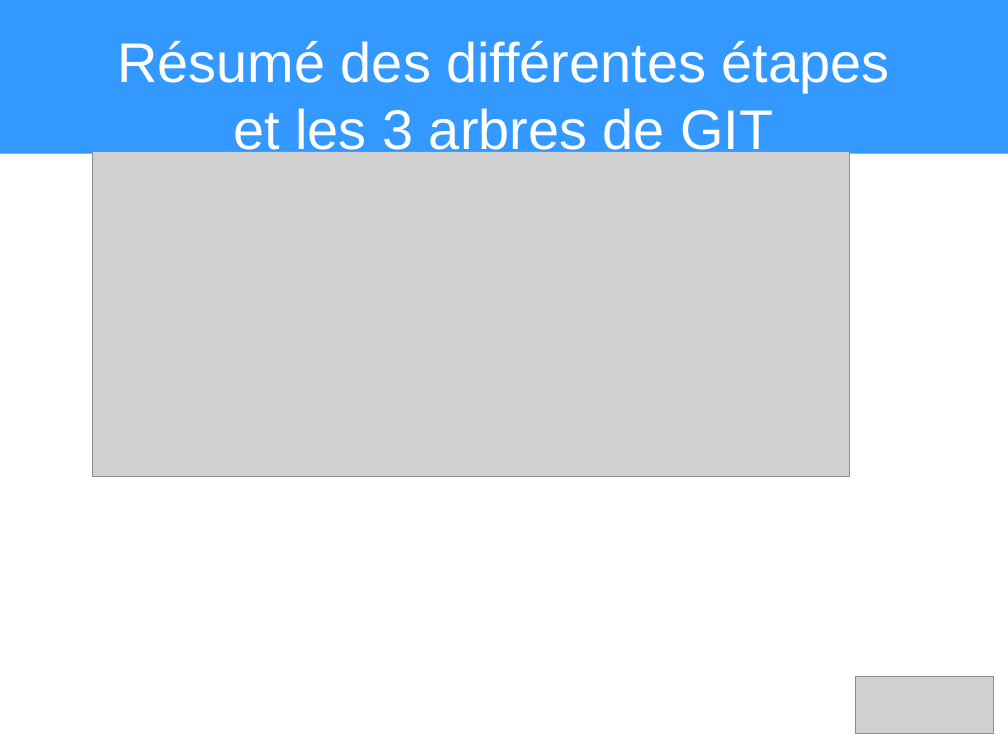
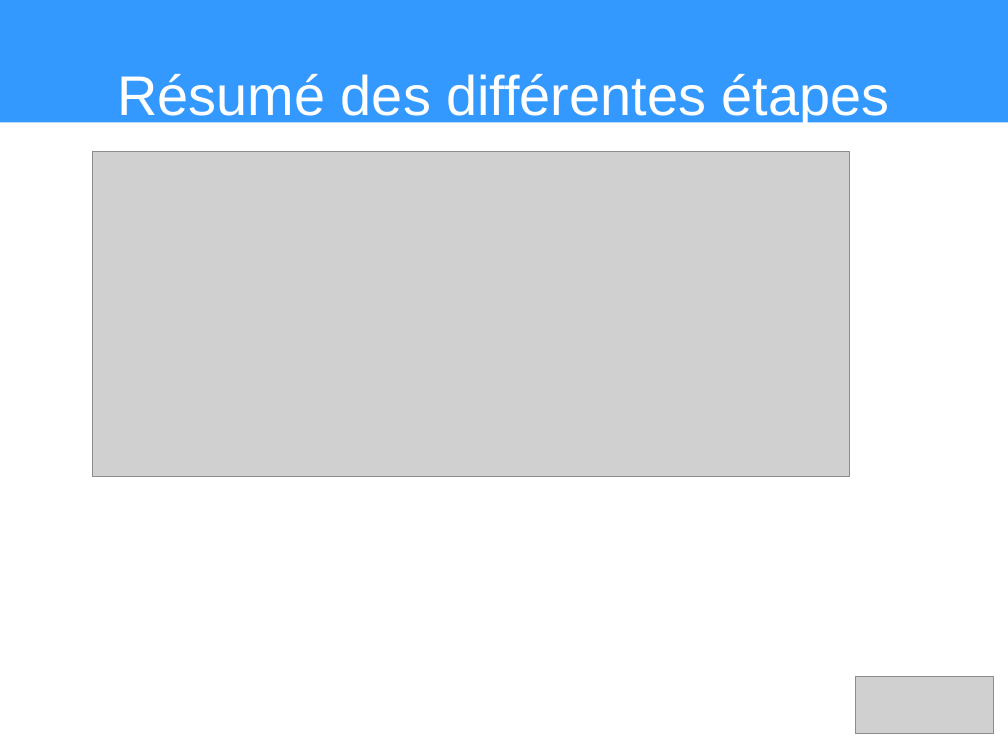
Before and after one commit to heylve/current, a slide deck: slide 13 of Presentations/git_explained.odp. Drawn at 1008x756 pixels with LibreOffice and Linux fonts; fonts in the diff are those of the drawing; grey boxes stand for pictures. Boxes give left, top, right and bottom in pixels: in the first picture for what was removed or moved away, otherwise in the second. Text is boxed around its words. In the diff, an @@ line names an element or a change of style, - is before the commit and + after.

```diff
--- a/Presentations/git_explained.odp
+++ b/Presentations/git_explained.odp
@@ title "Résumé des différentes étapes": place and size @@
-title "Résumé des différentes étapes" at (0, 0, 1008, 154)
+title "Résumé des différentes étapes" at (0, 0, 1008, 123)
@@ title at (117, 74, 890, 125): text changed @@
-Résumé des différentes étapes
-et les 3 arbres de GIT
+Résumé des différentes étapes
```
Also in this commit, not shown: 3 other slides changed, 16 other files.
